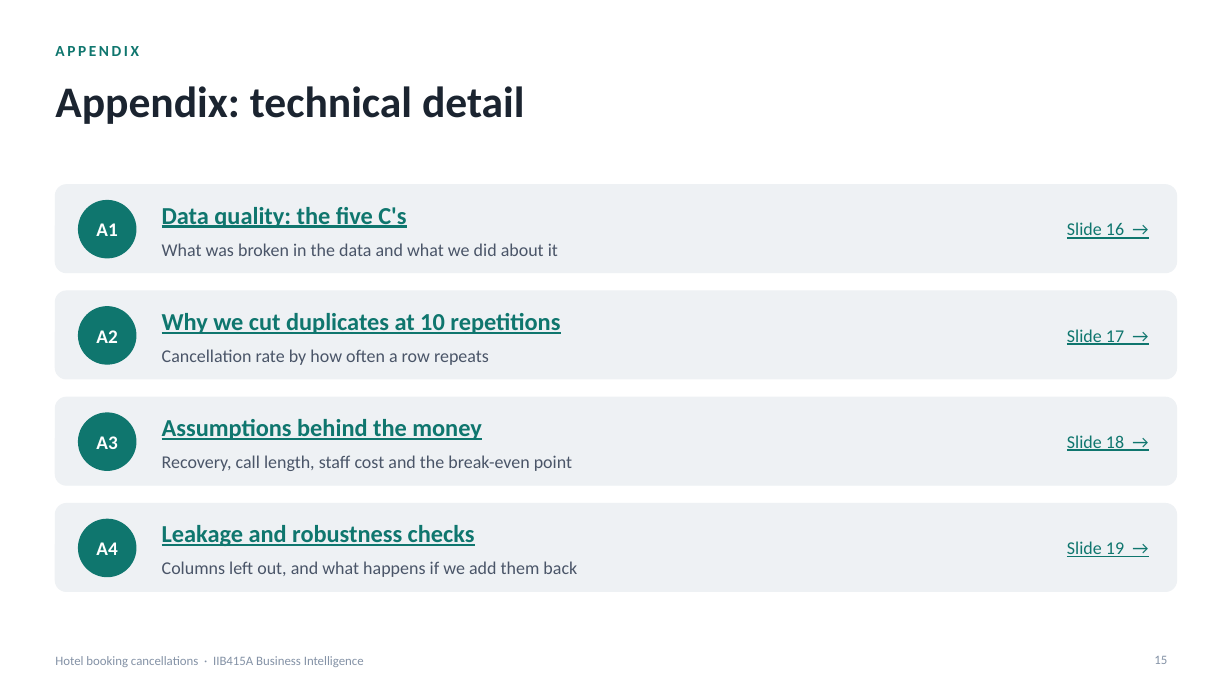
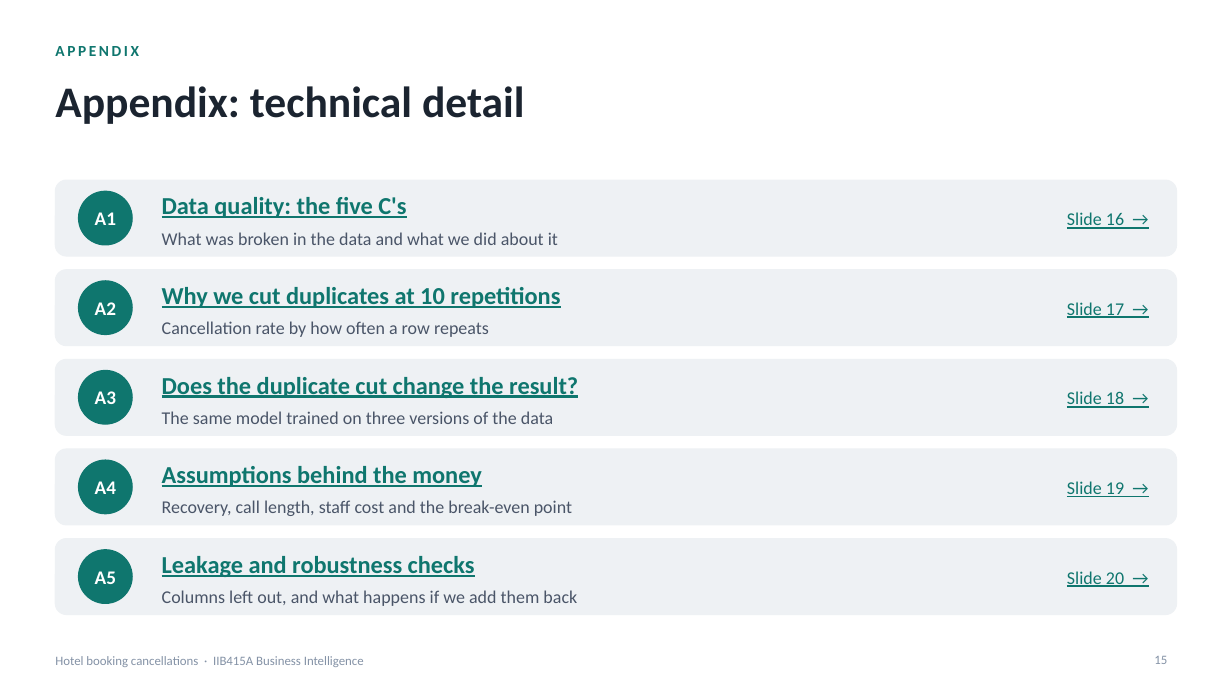
Before and after one commit to nachitonachito/Business-Intelligence, a slide deck: slide 15 of booking/presentacion.pptx. Drawn at 1232x693 pixels with LibreOffice and Linux fonts; fonts in the diff are those of the drawing. Boxes give left, top, right and bottom in pixels: in the first picture for what was removed or moved away, otherwise in the second. Text is boxed around its words. In the diff, an @@ line names an element or a change of style, - is before the commit and + after.

```diff
--- a/booking/presentacion.pptx
+++ b/booking/presentacion.pptx
@@ rounded rectangle: place and size @@
-rounded rectangle at (55, 185, 1177, 273)
+rounded rectangle at (55, 180, 1177, 256)
@@ text "A1": place and size @@
-text "A1" at (96, 223, 117, 236)
+text "A1" at (95, 212, 116, 225)
@@ ellipse: place and size @@
-ellipse at (79, 201, 136, 258)
+ellipse at (79, 191, 132, 245)
@@ 3 texts: place and size @@
-3 texts at (162, 207, 1124, 256)
+3 texts at (162, 197, 1124, 245)
@@ rounded rectangle: place and size @@
-rounded rectangle at (55, 291, 1177, 379)
+rounded rectangle at (55, 270, 1177, 346)
@@ text "A2": place and size @@
-text "A2" at (96, 330, 117, 343)
+text "A2" at (95, 302, 116, 315)
@@ ellipse: place and size @@
-ellipse at (79, 307, 136, 364)
+ellipse at (79, 281, 132, 335)
@@ text "Why we cut duplicates at ...": place and size @@
-text "Why we cut duplicates at ..." at (162, 313, 560, 334)
+text "Why we cut duplicates at ..." at (162, 287, 560, 308)
@@ text "Slide 17 →": place and size @@
-text "Slide 17 →" at (1067, 329, 1124, 345)
+text "Slide 17 →" at (1067, 302, 1124, 318)
@@ text "Cancellation rate by how often ...": place and size @@
-text "Cancellation rate by how often ..." at (162, 349, 489, 365)
+text "Cancellation rate by how often ..." at (162, 321, 489, 337)
@@ rounded rectangle: place and size @@
-rounded rectangle at (55, 397, 1177, 485)
+rounded rectangle at (55, 360, 1177, 435)
@@ text "A3": place and size @@
-text "A3" at (96, 436, 117, 449)
+text "A3" at (95, 391, 116, 404)
@@ ellipse: place and size @@
-ellipse at (79, 413, 136, 470)
+ellipse at (79, 371, 132, 424)
@@ text added at (162, 377, 578, 398), 19 pt, text #0F766E, bold, underline @@
+Does the duplicate cut change the result?
@@ text "Slide 18 →": place and size @@
-text "Slide 18 →" at (1067, 435, 1124, 451)
+text "Slide 18 →" at (1067, 391, 1124, 408)
@@ text added at (162, 411, 553, 424), 14 pt, text #4A5568 @@
+The same model trained on three versions of the data
@@ proportions changed in 4 elements at (55, 180, 1177, 256), (55, 270, 1177, 346), (55, 360, 1177, 435), (55, 449, 1177, 525) @@
@@ rounded rectangle: place and size @@
-rounded rectangle at (55, 504, 1177, 592)
+rounded rectangle at (55, 449, 1177, 525)
@@ text "A4": place and size @@
-text "A4" at (96, 542, 117, 555)
+text "A4" at (95, 481, 116, 494)
@@ ellipse: place and size @@
-ellipse at (79, 519, 136, 577)
+ellipse at (79, 460, 132, 514)
@@ text "Assumptions behind the money": place and size @@
-text "Assumptions behind the money" at (162, 419, 481, 440)
+text "Assumptions behind the money" at (162, 466, 481, 487)
@@ text "Slide 19 →": place and size @@
-text "Slide 19 →" at (1067, 541, 1124, 557)
+text "Slide 19 →" at (1067, 481, 1124, 497)
@@ text "Recovery, call length, staff cost ...": place and size @@
-text "Recovery, call length, staff cost ..." at (162, 455, 572, 471)
+text "Recovery, call length, staff cost ..." at (162, 500, 572, 516)
@@ rounded rectangle added at (55, 539, 1177, 615), fill #EEF1F4, outline #EEF1F4 1 pt @@
@@ ellipse added at (79, 550, 132, 604), fill #0F766E, outline #0F766E 1 pt @@
@@ text "Leakage and robustness checks": place and size @@
-text "Leakage and robustness checks" at (162, 525, 475, 546)
+text "Leakage and robustness checks" at (162, 556, 475, 577)
@@ text added at (95, 571, 116, 584), 15 pt, text #FFFFFF, bold @@
+A5
@@ text "Columns left out, and what ...": place and size @@
-text "Columns left out, and what ..." at (162, 561, 577, 577)
+text "Columns left out, and what ..." at (162, 590, 577, 606)
@@ text added at (1067, 571, 1124, 587), 14 pt, text #0F766E, underline @@
+Slide 20 →
```
Also in this commit, not shown: 2 other slides changed, 1 slide added, 2 other files.
